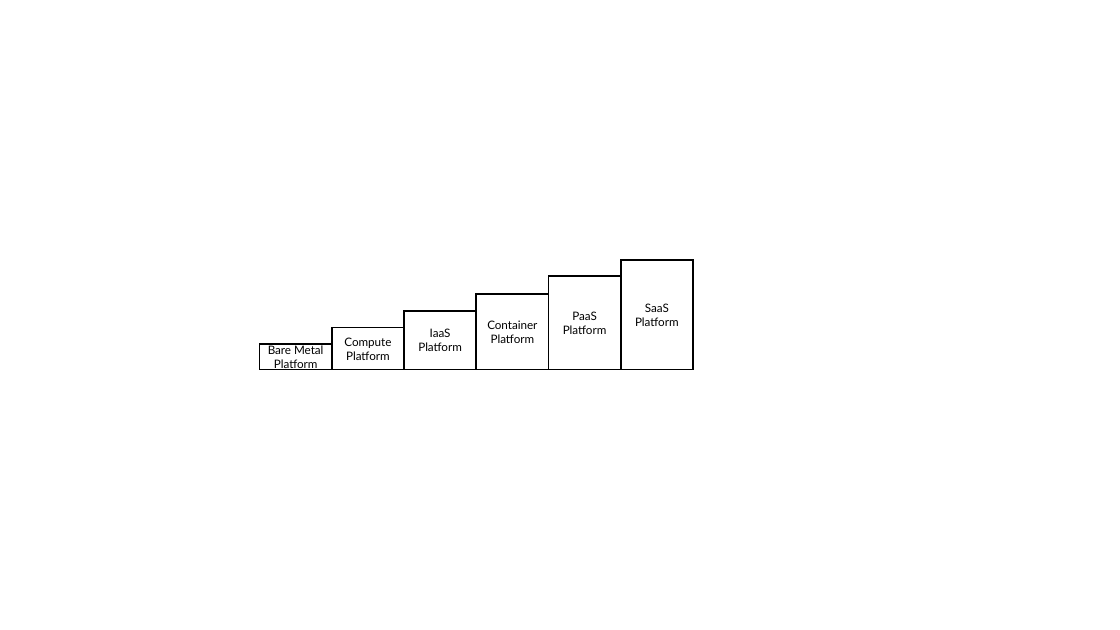
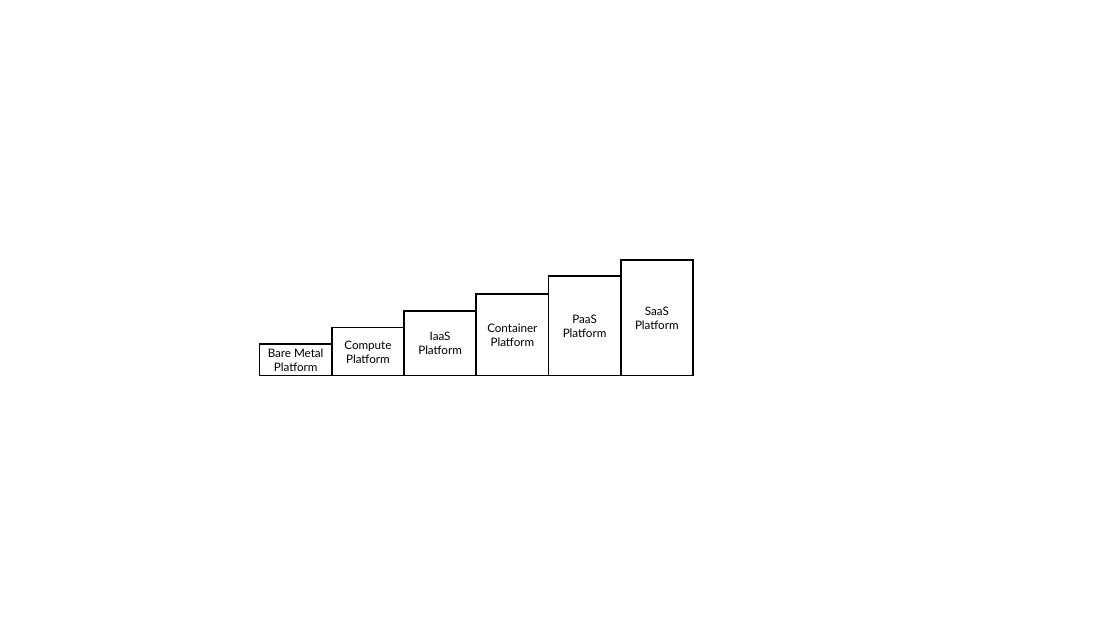
Before and after one commit to oasis-open/tosca-community-contributions, a slide deck: slide 1 of profiles/community/sources/platforms.pptx. Drawn at 1120x630 pixels with LibreOffice and Linux fonts; fonts in the diff are those of the drawing. Boxes give left, top, right and bottom in pixels: in the first picture for what was removed or moved away, otherwise in the second. Text is boxed around its words. In the diff, an @@ line names an element or a change of style, - is before the commit and + after.

```diff
--- a/profiles/community/sources/platforms.pptx
+++ b/profiles/community/sources/platforms.pptx
@@ rectangle "SaaS" resized from (x1=621, y1=260, x2=693, y2=370) to (x1=621, y1=260, x2=693, y2=376) @@
@@ rectangle "Container" resized from (x1=476, y1=294, x2=549, y2=370) to (x1=476, y1=294, x2=549, y2=376) @@
@@ rectangle "PaaS" resized from (x1=549, y1=276, x2=621, y2=370) to (x1=549, y1=276, x2=621, y2=376) @@
@@ rectangle "Compute" resized from (x1=332, y1=328, x2=404, y2=370) to (x1=332, y1=328, x2=404, y2=376) @@
@@ rectangle "IaaS" resized from (x1=404, y1=311, x2=476, y2=370) to (x1=404, y1=311, x2=476, y2=376) @@
@@ rectangle "Bare Metal" resized from (x1=260, y1=344, x2=332, y2=370) to (x1=260, y1=344, x2=332, y2=376) @@
```
